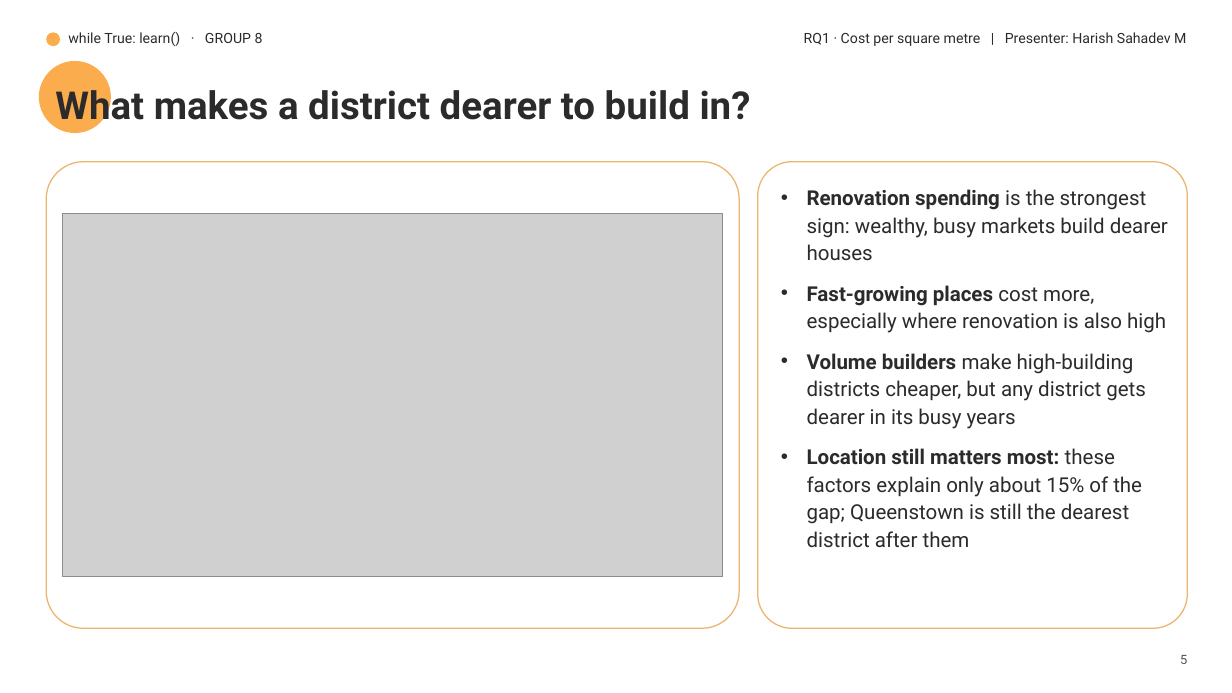
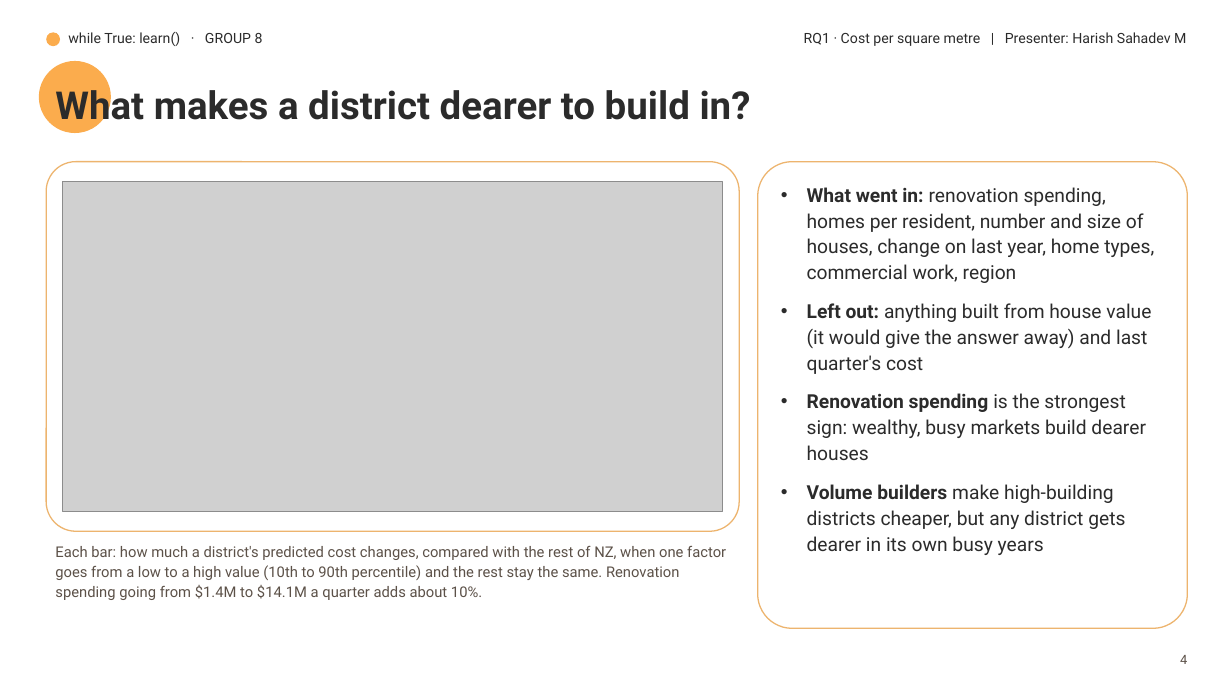
Before and after one commit to harishsahadev/while-True-Learn, a slide deck: slide 5 of building-consents/communication/slides/slides.pptx (slide 6 before the commit). Drawn at 1232x693 pixels with LibreOffice and Linux fonts; fonts in the diff are those of the drawing; grey boxes stand for pictures; background and template pictures are left out. Boxes give left, top, right and bottom in pixels: in the first picture for what was removed or moved away, otherwise in the second. Text is boxed around its words. In the diff, an @@ line names an element or a change of style, - is before the commit and + after.

```diff
--- a/building-consents/communication/slides/slides.pptx
+++ b/building-consents/communication/slides/slides.pptx
@@ rounded rectangle: place and size @@
-rounded rectangle at <box>46,162,739,628</box>
+rounded rectangle at <box>46,162,739,531</box>
@@ picture: place and size @@
-picture at <box>63,213,723,577</box>
+picture at <box>63,182,723,512</box>
@@ text at <box>807,187,1154,374</box>: paragraphs added @@
+• What went in: renovation spending, homes per resident, number and size of houses, change on last year, home types, commercial work, region
+• Left out: anything built from house value (it would give the answer away) and last quarter's cost
@@ text at <box>807,393,1146,460</box>: size 16 to 15 pt in "Renovation spending is the strongest sign: wealthy, ..." @@
@@ text at <box>807,484,1125,555</box>: text changed; size 16 to 15 pt @@
-• Fast-growing places cost more, especially where renovation is also high
-• Volume builders make high-building districts cheaper, but any district gets dearer in its busy years
-• Location still matters most: these factors explain only about 15% of the gap; Queenstown is still the dearest district after them
+• Volume builders make high-building districts cheaper, but any district gets dearer in its own busy years
@@ text added at <box>55,546,726,600</box>, 11.5 pt, text #5C5148 @@
+Each bar: how much a district's predicted cost changes, compared with the rest of NZ, when one factor goes from a low to a high value (10th to 90th percentile) and the rest stay the same. Renovation spending going from $1.4M to $14.1M a quarter adds about 10%.
@@ text at <box>1180,655,1187,664</box>: text changed @@
-5
+4
```
Also in this commit, not shown: 8 other slides changed, 4 slides added, 3 slides removed, 28 other files.
